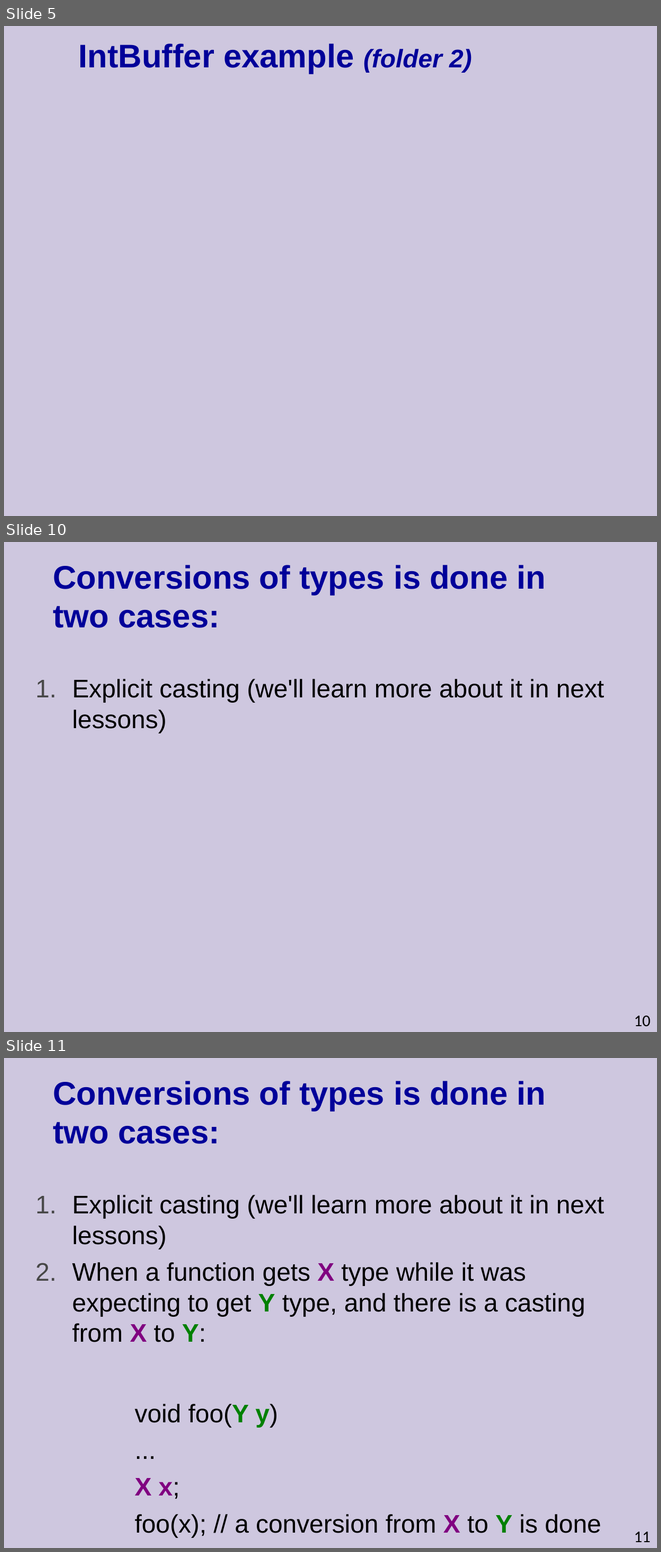
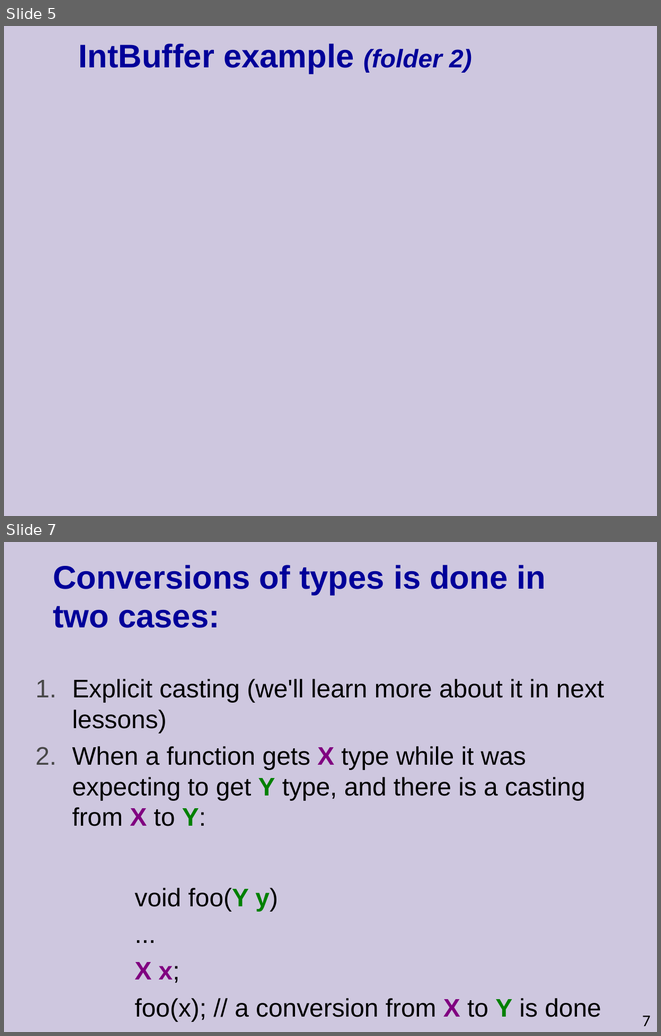
Before and after one commit to cpp-at-ariel/cpp-5778, a slide deck: week05-copy-friend/slides.odp. Shown one above the other, each under a label of ours: slides 5, 10 and 11 before the commit, slides 5 and 7 after it; the slides between them are not shown. The pictures are 661x1552 and 661x1036 pixels, drawn with LibreOffice and Linux fonts; fonts in the diff are those of the drawing. Boxes give left, top, right and bottom in pixels: in the first picture for what was removed or moved away, otherwise in the second. Text is boxed around its words. In the diff, an @@ line names an element or a change of style, - is before the commit and + after.

```diff
--- a/week05-copy-friend/slides.odp
+++ b/week05-copy-friend/slides.odp
@@ slide 10 removed at <box>4,542,657,1032</box>, background #CEC7DF @@
@@ title removed at <box>53,565,546,628</box> @@
-Conversions of types is done in two cases:
@@ text removed at <box>72,679,604,733</box> @@
-  1. Explicit casting (we'll learn more about it in next lessons)
@@ page number removed at <box>634,1015,651,1026</box> @@
-10
@@ what was slide 11 is now slide 7 @@
@@ page number at <box>642,1015,651,1026</box>: text changed @@
-11
+7
```
Also in this commit, not shown: 4 slides changed, 1 slide added, 4 other slides removed, 23 other files.
